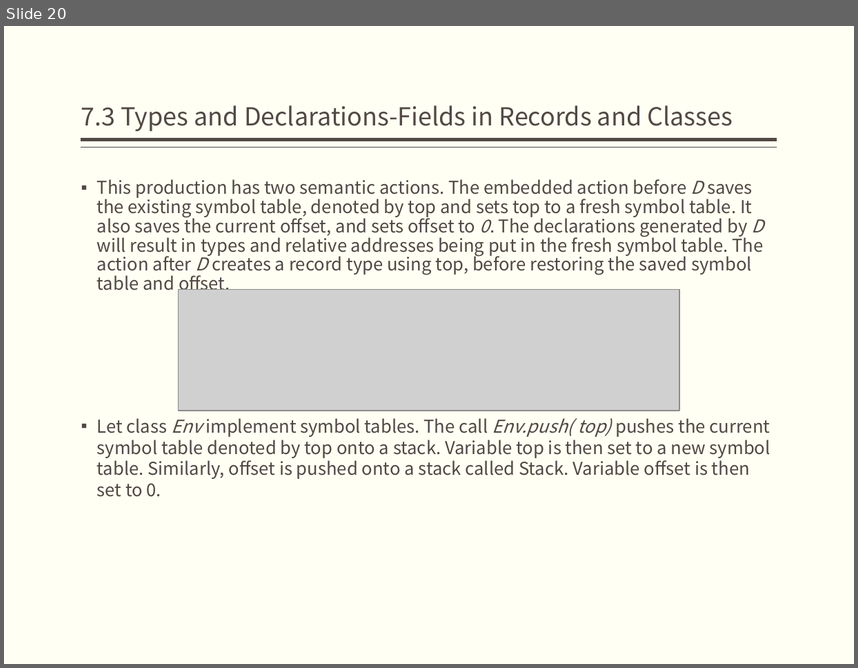
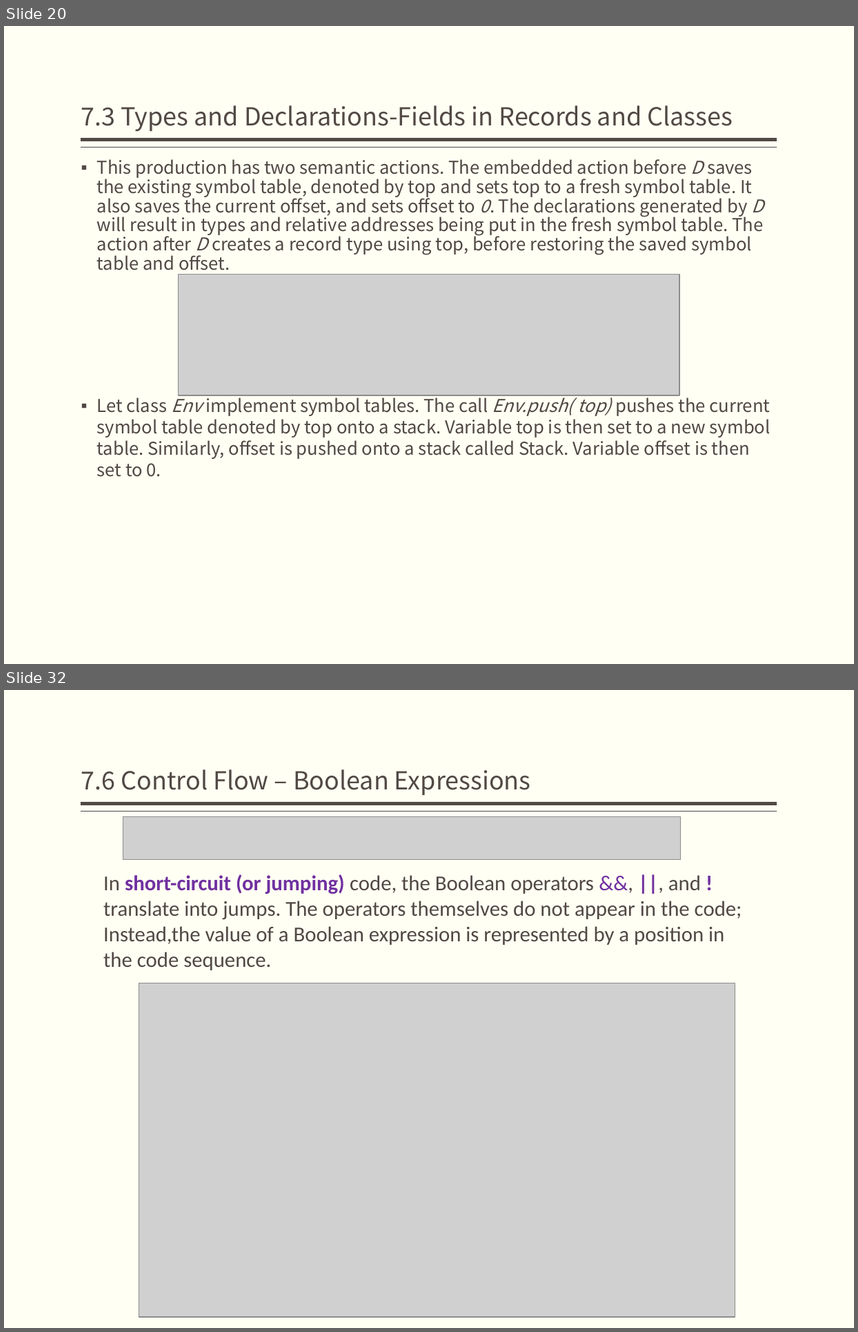
Before and after one commit to jz81/jz81.github.io, a slide deck: course/compiler/LectureNotes/(Spring2018)Lecture7.pptx. Shown one above the other, each under a label of ours: slide 20 before the commit, slides 20 and 32 after it; the slides between them are not shown. The pictures are 858x668 and 858x1332 pixels, drawn with LibreOffice and Linux fonts; fonts in the diff are those of the drawing; grey boxes stand for pictures. Boxes give left, top, right and bottom in pixels: in the first picture for what was removed or moved away, otherwise in the second. Text is boxed around its words. In the diff, an @@ line names an element or a change of style, - is before the commit and + after.

```diff
--- a/course/compiler/LectureNotes/(Spring2018)Lecture7.pptx
+++ b/course/compiler/LectureNotes/(Spring2018)Lecture7.pptx
@@ slide 32 added at <box>4,690,854,1328</box>, background #FFFFF3; not listed: 2 template elements that a slide beside it also shows @@
@@ title added at <box>81,769,531,796</box>, 21 pt, text #514843 @@
+7.6 Control Flow – Boolean Expressions
@@ picture added at <box>123,817,681,859</box> @@
@@ text added at <box>103,874,742,970</box>, 18 pt, text #514843 @@
+In short-circuit (or jumping) code, the Boolean operators &&, ||, and ! translate into jumps. The operators themselves do not appear in the code; Instead,the value of a Boolean expression is represented by a position in the code sequence.
@@ picture added at <box>139,983,735,1317</box> @@
@@ slide 20 changed as well @@
@@ text "This production has two semantic ...": place and size @@
-text "This production has two semantic ..." at <box>97,179,771,497</box>
+text "This production has two semantic ..." at <box>97,159,771,477</box>
@@ picture: place and size @@
-picture at <box>179,290,680,411</box>
+picture at <box>179,274,680,396</box>
```
Also in this commit, not shown: 2 other slides changed, 18 other slides added.
